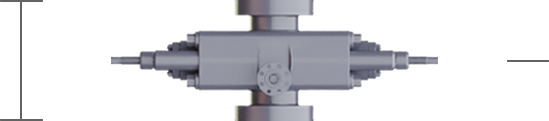
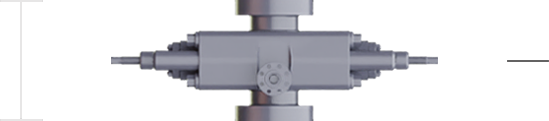
Layers edited between the first and the second 549px x 121px image:
renamed "Layer 1" to "height lines-light", moved it above "height lines", painted on it over [0, 0, 43, 121]
renamed "Layer 2" to "height lines", hid it, painted on it over [0, 0, 43, 121]
